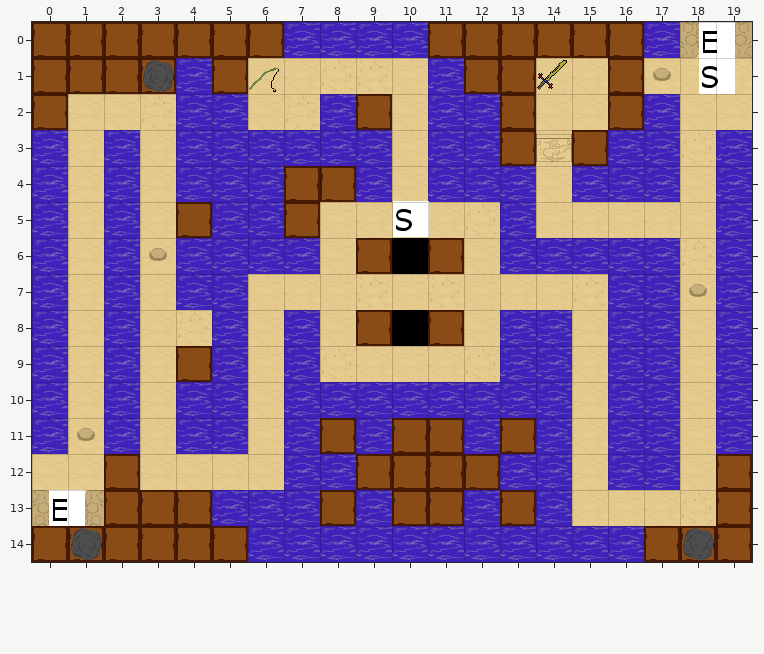
Level history. Tiled map: Assets/level2.tmx. The picture above is the old version.
Cells are 40x40 px. Shown: x 0..19, y 0..14.
After:
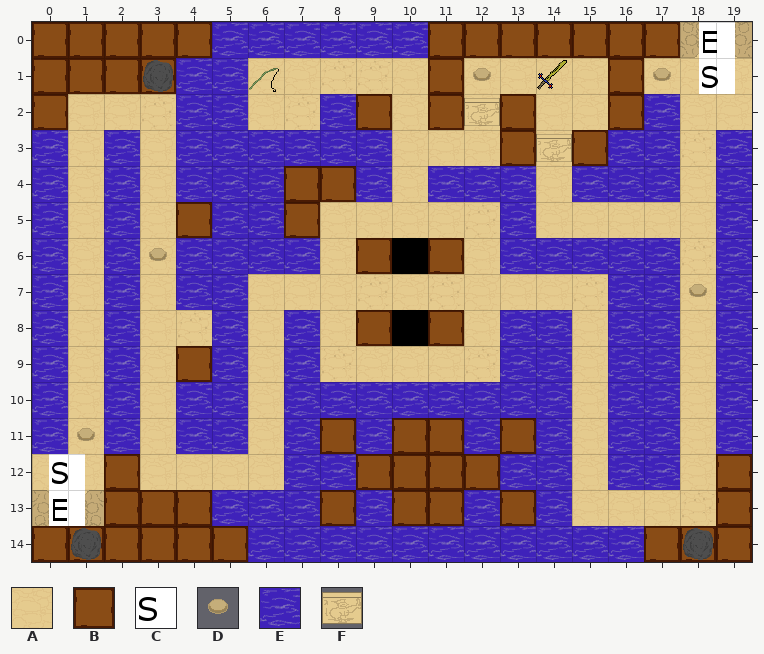
Key: from "ancientTech": A 1 "floor1", B 2 "wall_block", C 3 "start", D 13 "button_unpressed", E 15 "water", F 16 "gate".
_ is an empty cell.
Objects are placed by their top-left corner, in cells (3,4 is the top-left corner of cell 3,4); size is 1x1 cell unless given.
From old to new:
Layer "Tile Layer 1":
y 0: x 5..6 BB -> EE; x 17 E -> B
y 1: x 5 B -> E; x 11..13 EBB -> BAA
y 2: x 11..12 EE -> BA
y 3: x 11..12 EE -> AA
Layer "Object Layer 1":
changed: C "start" at 10,5 -> C "start" at 0.5,12
added: D "button_unpressed" at 12,1
added: F "gate" at 12,2
Pixel boxes of the changes (left, top, right, bottom) in both pictures:
changed: (212, 22, 284, 94)
changed: (644, 22, 680, 58)
changed: (428, 58, 536, 166)
old place: (393, 201, 429, 237)
new place: (49, 454, 85, 490)
